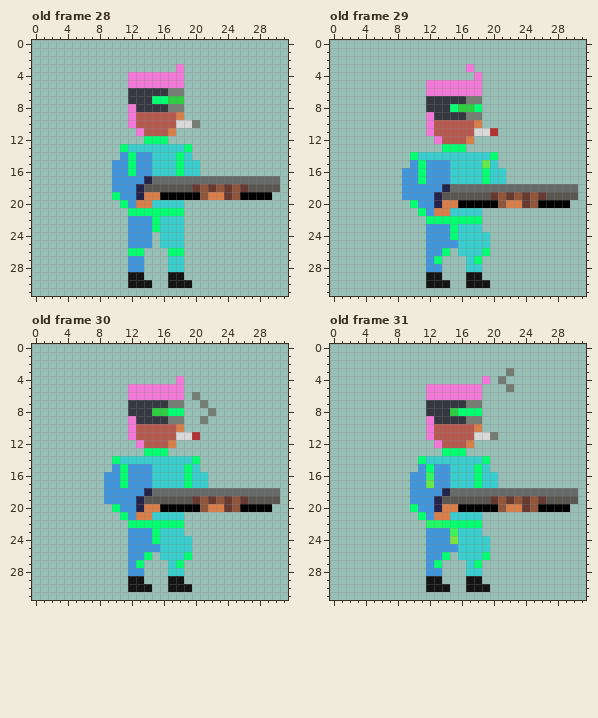
Two versions of one pixel-art file, assets/asesprite/hero.ase. This is how it looked before the edit.
32x32 pixels, 54 frames. Colours within 5 levels of each other are drawn and written as one. Shown: old frame 28, old frame 29, old frame 30, old frame 31. The commit also changed other frames, which this record leaves out.
After:
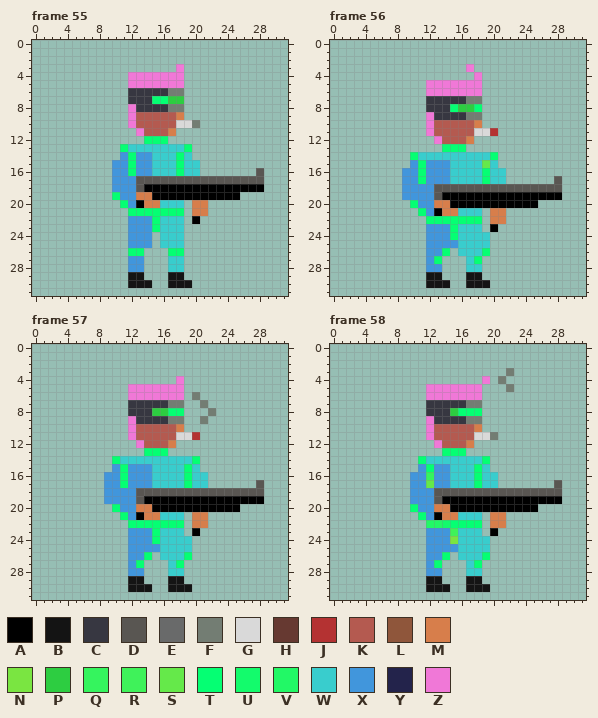
Palette (. is transparent): A #000000  B #141414  C #373741  D #595652  E #696a6a  F #737d73  G #d9d9d9  H #663931  J #b43232  K #b45a50  L #8f563b  M #d77e4b  N #7ae541  P #2dcd41  Q #35f45e  R #3ff25a  S #65e94a  T #05ff73  U #13fb6c  V #22f866  W #39cdcd  X #4196dc  Y #23234b  Z #f078d7
A new or re-ordered frame is compared with the old frame closest to it.
Edits made:
frames 54 -> 81
--- frame 55 is new; against old frame 28
@@ x 11..31 @@
 15 XTXXWWWTWW...........
-16 XTXXWWWTWW...........
-17 XXXYEEEEEEEEEEEEEEEE.
-18 XXYDDDDDDHLHLHLHDDDD.
-19 XXYMMAAAAALMMHLAAAA..
-20 TXMMWWWW.............
-21 .TTTTTTT.............
-22 .XXXTWWW.............
+16 XTXXWWWTWW.......D...
+17 XXDDDDDDDDDDDDDDDD...
+18 XXDAAAAAAAAAAAAAAA...
+19 XXMMAAAAAAAAAAA......
+20 TXAMMWWW.MM..........
+21 .TTTTTTT.MM..........
+22 .XXXTWWW.A...........
 23 .XXXTWWW.............
--- frame 56 is new; against old frame 29
@@ x 11..31 @@
 16 TXXXWWWWTWW..........
-17 TXXXWWWWTWW..........
-18 XXXYEEEEEEEEEEEEEEEE.
-19 XXYDDDDDDHLHLHLHDDDD.
-20 XXYMMAAAAALMMHLAAAA..
-21 TXMMWWWW.............
-22 .TTTTTTT.............
-23 .XXXTWWW.............
+17 TXXXWWWWTWW......D...
+18 XXDDDDDDDDDDDDDDDD...
+19 XXDAAAAAAAAAAAAAAA...
+20 XXMMAAAAAAAAAAA......
+21 TXAMMWWW.MM..........
+22 .TTTTTTT.MM..........
+23 .XXXTWWW.A...........
 24 .XXXTWWWW............
--- frame 57 is new; against old frame 30: the same change as frame 56
--- frame 58 is new; against old frame 31
@@ x 11..31 @@
 16 XQXXWWWTWW...........
-17 XSXXWWWTWW...........
-18 XXXYEEEEEEEEEEEEEEEE.
-19 XXYDDDDDDHLHLHLHDDDD.
-20 XXYMMAAAAALMMHLAAAA..
-21 TXMMWWWW.............
-22 .VVUTTTT.............
-23 .XXXRWWW.............
+17 XSXXWWWTWW.......D...
+18 XXDDDDDDDDDDDDDDDD...
+19 XXDAAAAAAAAAAAAAAA...
+20 XXMMAAAAAAAAAAA......
+21 TXAMMWWW.MM..........
+22 .VVUTTTT.MM..........
+23 .XXXRWWW.A...........
 24 .XXXNWWWW............
Pixel boxes of the changes (left, top, right, bottom) in both pictures:
changed: (136, 168, 280, 224)
changed: (434, 176, 578, 232)
changed: (136, 480, 280, 536)
changed: (434, 480, 578, 536)
